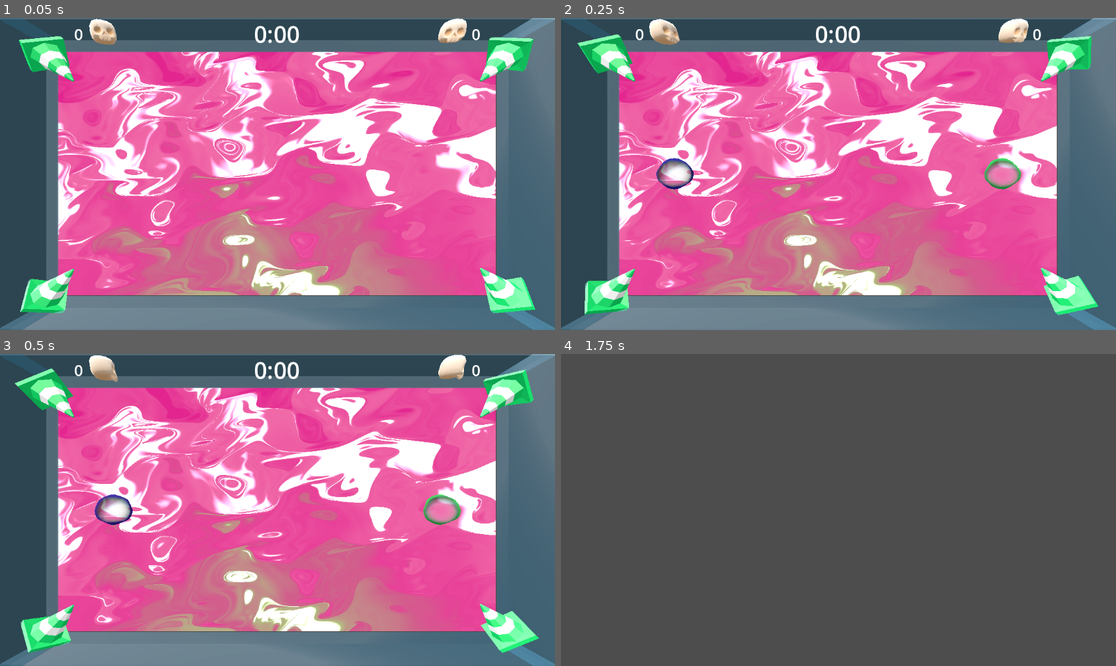
Above: before the commit, frames 1-4 (two rows, left to right).
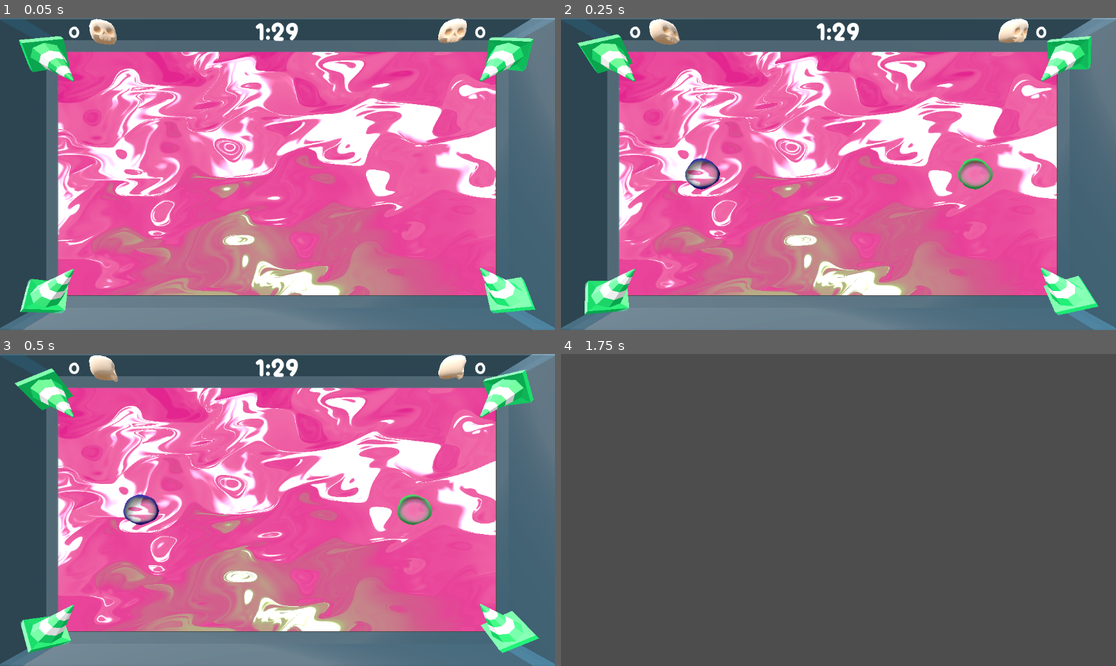
Above: after the commit, the same moments.

Repository: Ultimo-Momento-Responsable/GGJ2025
Game: Godot game, scene res://scenes/viewport.tscn
The game is run twice, just before and just after one commit, with the same random seed, the same clock (stepped at 60 frames per second) and the same inputs.
Inputs:
- Up to frame 1 (0.05 s): no input
- Up to frame 2 (0.25 s): no input
- Up to frame 3 (0.5 s): no input
- Up to frame 4 (1.75 s): tap Enter at 1.25 s

The runs differ from the first frame. In frame 1, 0.5% of the frame differs, in the area x 12-88%, y 1-9%; in frame 2, 2.0%; in frame 3, 2.0%, in the area x 12-88%, y 1-55%; in frame 4, nothing differs.

Commit message:
text font

Diff:
--- a/scenes/arena_base.tscn
+++ b/scenes/arena_base.tscn
@@ -16,8 +16,6 @@
 [ext_resource type="Script" path="res://scripts/scene_controller.gd" id="14_1pa53"]
 [ext_resource type="AudioStream" uid="uid://o1kxoaccli7r" path="res://Assets/music/background_music_ggj2025.ogg" id="15_j4nwh"]
 [ext_resource type="PackedScene" uid="uid://codrsxqjrbdue" path="res://scenes/score.tscn" id="16_rvqlq"]
-[ext_resource type="AudioStream" uid="uid://3d23a51twa2j" path="res://Assets/music/background_music_ggj2025.ogg" id="15_j4nwh"]
-[ext_resource type="PackedScene" path="res://scenes/score.tscn" id="16_rvqlq"]
 
 [sub_resource type="Environment" id="Environment_vhovg"]
 background_color = Color(1, 1, 1, 1)
@@ -60,16 +58,16 @@
 booster = ExtResource("3_t5qi0")
 
 [node name="Player1" parent="WorldEnvironment" instance=ExtResource("2_8abf3")]
-transform = Transform3D(2, 0, 0, 0, 2, 0, 0, 0, 2, -12, 0, 0)
+transform = Transform3D(2, 0, 0, 0, 2, 0, 0, 0, 2, -10, 0, 0)
 collision_mask = 5
-initial_position = Vector3(-12, 0, 0)
+initial_position = Vector3(-10, 0, 0)
 
 [node name="Player2" parent="WorldEnvironment" instance=ExtResource("2_8abf3")]
-transform = Transform3D(2, 0, 0, 0, 2, 0, 0, 0, 2, 12, 0, 0)
+transform = Transform3D(2, 0, 0, 0, 2, 0, 0, 0, 2, 10, 0, 0)
 collision_mask = 5
 max_speed = 25.0
 player = "2"
-initial_position = Vector3(12, 0, 0)
+initial_position = Vector3(10, 0, 0)
 
 [node name="Hazzards" type="Node" parent="WorldEnvironment"]
 
--- a/scenes/viewport.tscn
+++ b/scenes/viewport.tscn
@@ -1,7 +1,8 @@
-[gd_scene load_steps=8 format=3 uid="uid://c0grj3cr75qod"]
+[gd_scene load_steps=9 format=3 uid="uid://c0grj3cr75qod"]
 
 [ext_resource type="Shader" path="res://control.gdshader" id="1_mm5tg"]
 [ext_resource type="PackedScene" uid="uid://b0ka3t3j4dwb1" path="res://scenes/arena_base.tscn" id="2_bxpo0"]
+[ext_resource type="FontFile" uid="uid://dpn818214h44s" path="res://Assets/fonts/Bubble gum.otf" id="3_l8sii"]
 [ext_resource type="Script" path="res://scripts/timer.gd" id="3_r1s8l"]
 [ext_resource type="PackedScene" uid="uid://77byt22648ao" path="res://Assets/3d_models/skull/skull.fbx" id="4_fyv8p"]
 [ext_resource type="Script" path="res://scripts/skull.gd" id="5_vw0fs"]
@@ -71,20 +72,23 @@
 layout_mode = 1
 anchors_preset = 10
 anchor_right = 1.0
-offset_left = 154.0
-offset_right = -155.0
-offset_bottom = 67.0
+offset_left = 142.0
+offset_top = -2.0
+offset_right = -143.0
+offset_bottom = 65.0
 grow_horizontal = 2
 
 [node name="Player1Deaths" type="Label" parent="Scorebar"]
 layout_mode = 2
 size_flags_horizontal = 2
+theme_override_fonts/font = ExtResource("3_l8sii")
 theme_override_font_sizes/font_size = 32
 text = "0 "
 
 [node name="Timer" type="Label" parent="Scorebar"]
 layout_mode = 2
 size_flags_horizontal = 6
+theme_override_fonts/font = ExtResource("3_l8sii")
 theme_override_font_sizes/font_size = 48
 text = "0:00"
 script = ExtResource("3_r1s8l")
@@ -92,6 +96,7 @@
 [node name="Player2Deaths" type="Label" parent="Scorebar"]
 layout_mode = 2
 size_flags_horizontal = 10
+theme_override_fonts/font = ExtResource("3_l8sii")
 theme_override_font_sizes/font_size = 32
 text = "0"
 
--- a/scripts/timer.gd
+++ b/scripts/timer.gd
@@ -1,10 +1,10 @@
 extends Label
 
-var elapsed_time = 0
+var elapsed_time = 90
 
 # Called every frame. 'delta' is the elapsed time since the previous frame.
 func _process(delta: float) -> void:
-	elapsed_time += delta
+	elapsed_time -= delta
 
 	if elapsed_time < 10:
 		text = "0:0" + str(floor(elapsed_time))
Binary file added: Assets/fonts/Bubble gum.otf
